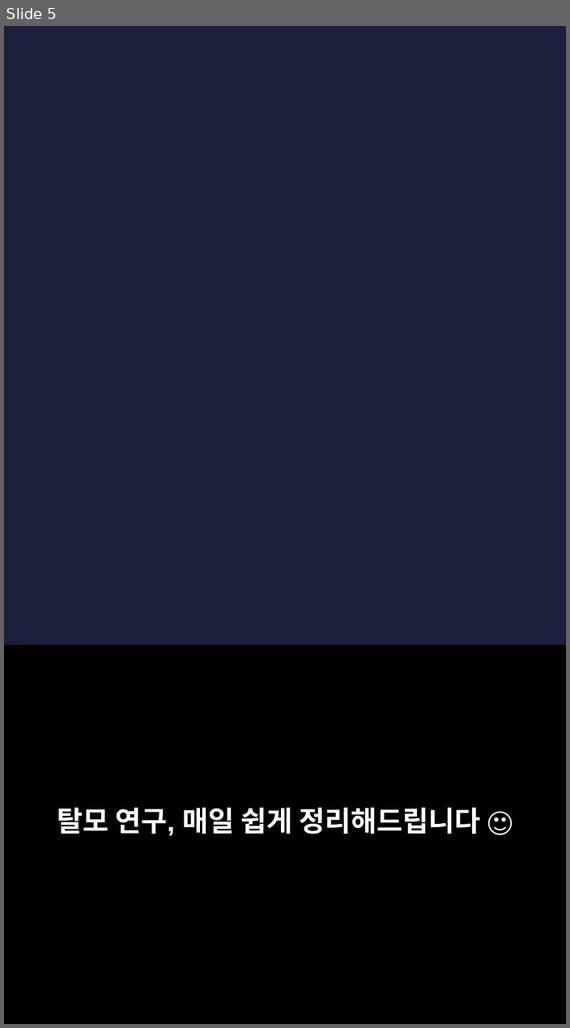
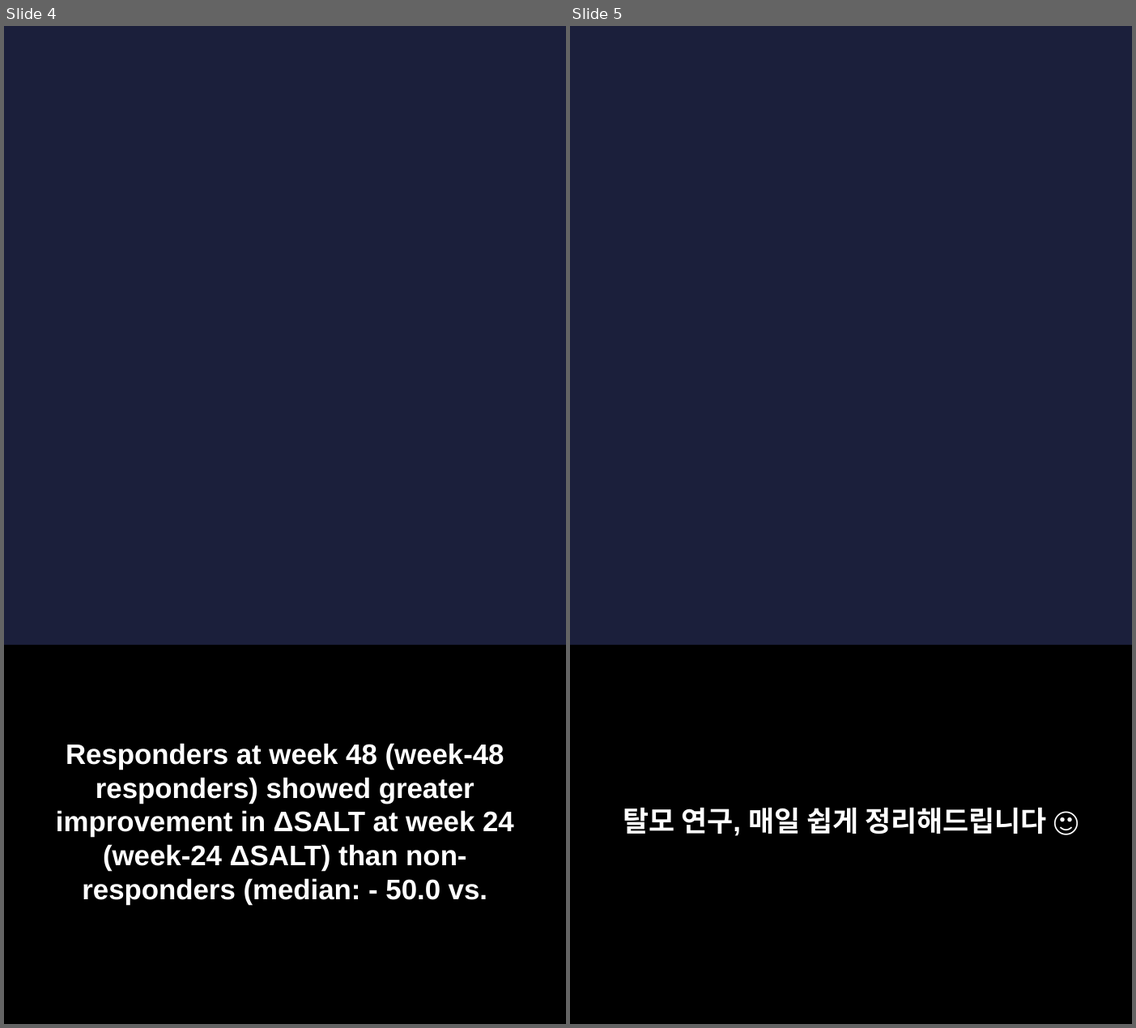
Before and after one commit to hyokang2010-BJ-ANTH/product-builder-test, a slide deck: pwa/data/latest/slides.pptx. Shown side by side, each under a label of ours: slide 5 before the commit, slides 4 and 5 after it. The pictures are 570x1028 and 1136x1028 pixels, drawn with LibreOffice and Linux fonts; fonts in the diff are those of the drawing; background and template pictures are left out. Boxes give left, top, right and bottom in pixels: in the first picture for what was removed or moved away, otherwise in the second. Text is boxed around its words. In the diff, an @@ line names an element or a change of style, - is before the commit and + after.

```diff
--- a/pwa/data/latest/slides.pptx
+++ b/pwa/data/latest/slides.pptx
@@ slide 4 added at bbox=[4, 26, 566, 1024], background picture (left out) @@
@@ rectangle added at bbox=[4, 646, 566, 1024], fill #000000 @@
@@ text added at bbox=[56, 743, 514, 905], 22 pt, text #FFFFFF, bold @@
+Responders at week 48 (week-48 responders) showed greater improvement in ΔSALT at week 24 (week-24 ΔSALT) than non-responders (median: - 50.0 vs.
```
Also in this commit, not shown: 4 slides changed, 2 other slides added, 3 slides removed, 26 other files.
